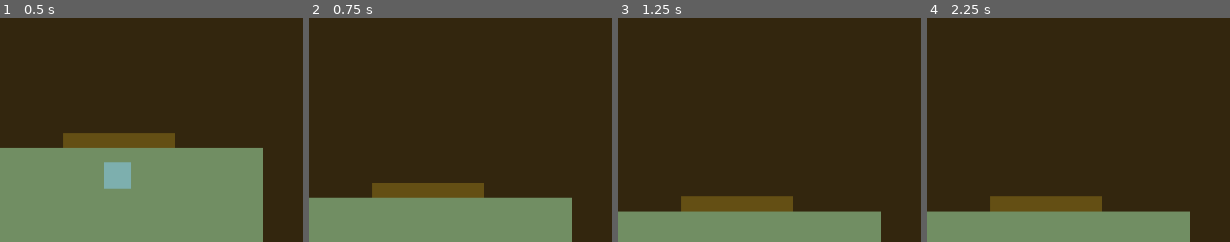
Above: before the commit, frames 1-4 (left to right).
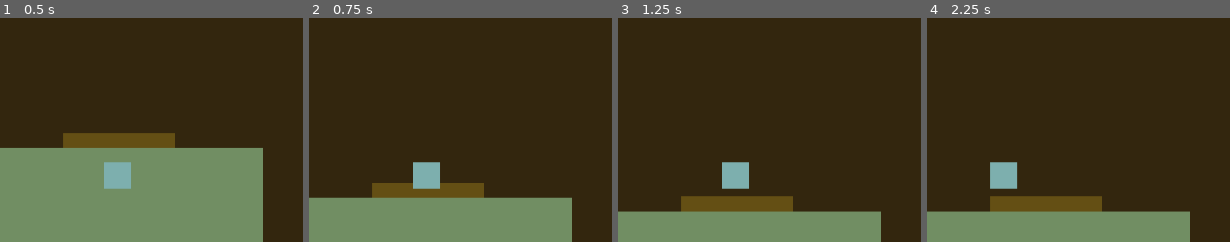
Above: after the commit, the same moments.

Repository: samclr/Alchemical-Child-GodotGame
Game: Godot game, scene res://Scenes/woods_scene.tscn
The game is run twice, just before and just after one commit, with the same random seed, the same clock (stepped at 60 frames per second) and the same inputs. This scene is started directly instead of the project's main scene.
Inputs:
- Up to frame 1 (0.5 s): no input
- Up to frame 2 (0.75 s): tap Enter at 0.5 s; hold Up (ui_up) from 0.53 s (still down)
- Up to frame 3 (1.25 s): keep holding Up (ui_up)
- Up to frame 4 (2.25 s): tap Space at 1.25 s; tap Enter at 2 s; release Up (ui_up) at 2.03 s; hold Left (ui_left) from 2.03 s (still down)
The pictures show only the part of the screen within x 15-65%, y 15-65%; the shares and areas given below are measured in that part.

Frame 1 is identical in both runs. In frame 2, 1.1% of the frame differs, in the area x 34-44%, y 64-77%; in frame 3, 1.1%; in frame 4, 1.1%.

Commit message:
organization

Diff:
--- a/Elements/npcs/runningNPC.tscn
+++ b/Elements/npcs/runningNPC.tscn
@@ -12,7 +12,7 @@
 size = Vector2(281.25, 165)
 
 [node name="RunningNpc" type="Node2D"]
-position = Vector2(80, 75)
+position = Vector2(399, 150)
 script = ExtResource("1_wku3q")
 
 [node name="Path2D" type="Path2D" parent="."]
--- a/Scenes/woods_scene.tscn
+++ b/Scenes/woods_scene.tscn
@@ -14,16 +14,10 @@
 color = Color(0.445271, 0.558744, 0.391258, 1)
 polygon = PackedVector2Array(0, 0, 2000, 0, 2000, 1500, 0, 1500)
 
-[node name="Player" parent="." instance=ExtResource("1_6sonu")]
-position = Vector2(247, 358)
+[node name="Witch_Hut_Collision" type="StaticBody2D" parent="."]
 
-[node name="Camera2D" type="Camera2D" parent="Player"]
-visible = false
-zoom = Vector2(1.2, 1.2)
-limit_left = 0
-limit_top = 0
-limit_right = 2000
-limit_bottom = 1500
+[node name="CollisionPolygon2D" type="CollisionPolygon2D" parent="Witch_Hut_Collision"]
+polygon = PackedVector2Array(97, 29, 97, 325, 182, 325, 182, 266, 316, 266, 316, 325, 422, 325, 422, 471, 720, 471, 720, 29)
 
 [node name="Witch_Hut" type="Polygon2D" parent="."]
 position = Vector2(-182, -68)
@@ -35,10 +29,16 @@
 color = Color(0.394025, 0.310095, 0.0818731, 1)
 polygon = PackedVector2Array(363, 393, 363, 375, 497, 375, 497, 393)
 
-[node name="Witch_Hut_Collision" type="StaticBody2D" parent="."]
+[node name="Player" parent="." instance=ExtResource("1_6sonu")]
+position = Vector2(247, 358)
 
-[node name="CollisionPolygon2D" type="CollisionPolygon2D" parent="Witch_Hut_Collision"]
-polygon = PackedVector2Array(97, 29, 97, 325, 182, 325, 182, 266, 316, 266, 316, 325, 422, 325, 422, 471, 720, 471, 720, 29)
+[node name="Camera2D" type="Camera2D" parent="Player"]
+visible = false
+zoom = Vector2(1.2, 1.2)
+limit_left = 0
+limit_top = 0
+limit_right = 2000
+limit_bottom = 1500
 
 [node name="Woods_to_Witch_Transition" type="Area2D" parent="."]
 
